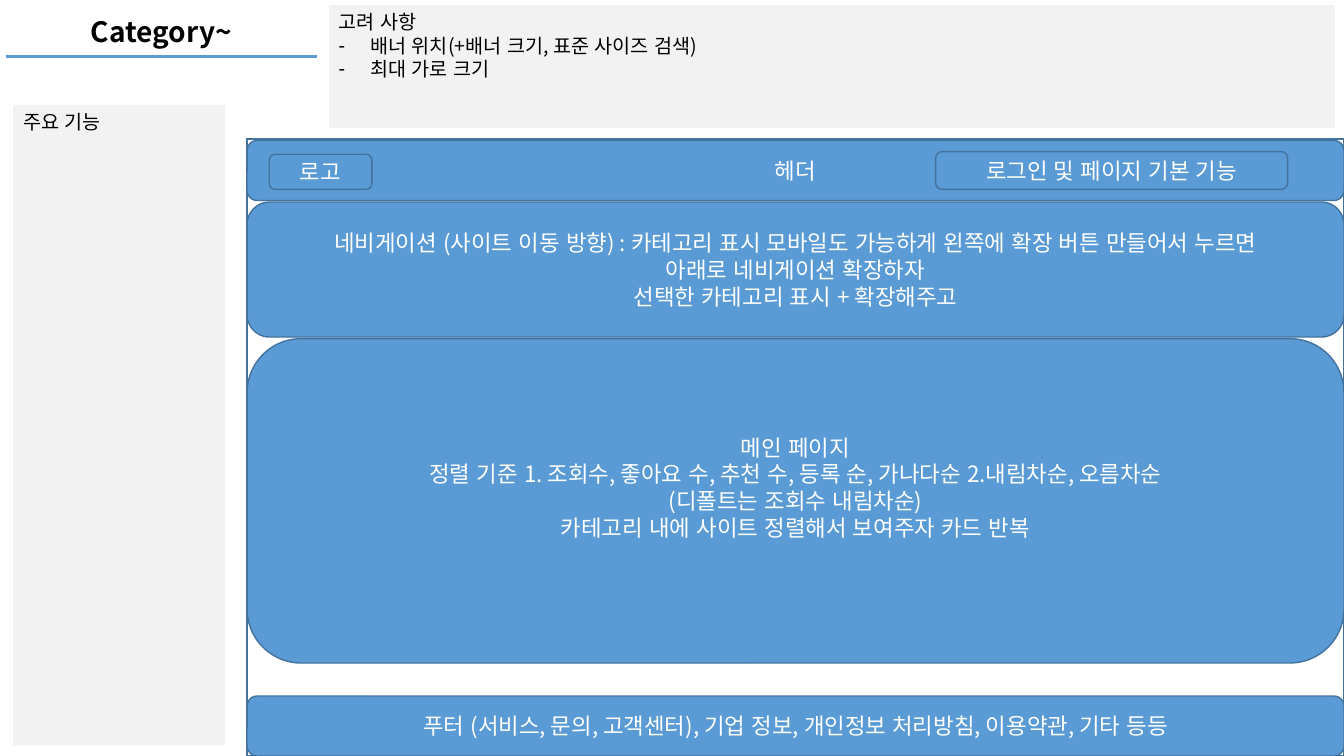
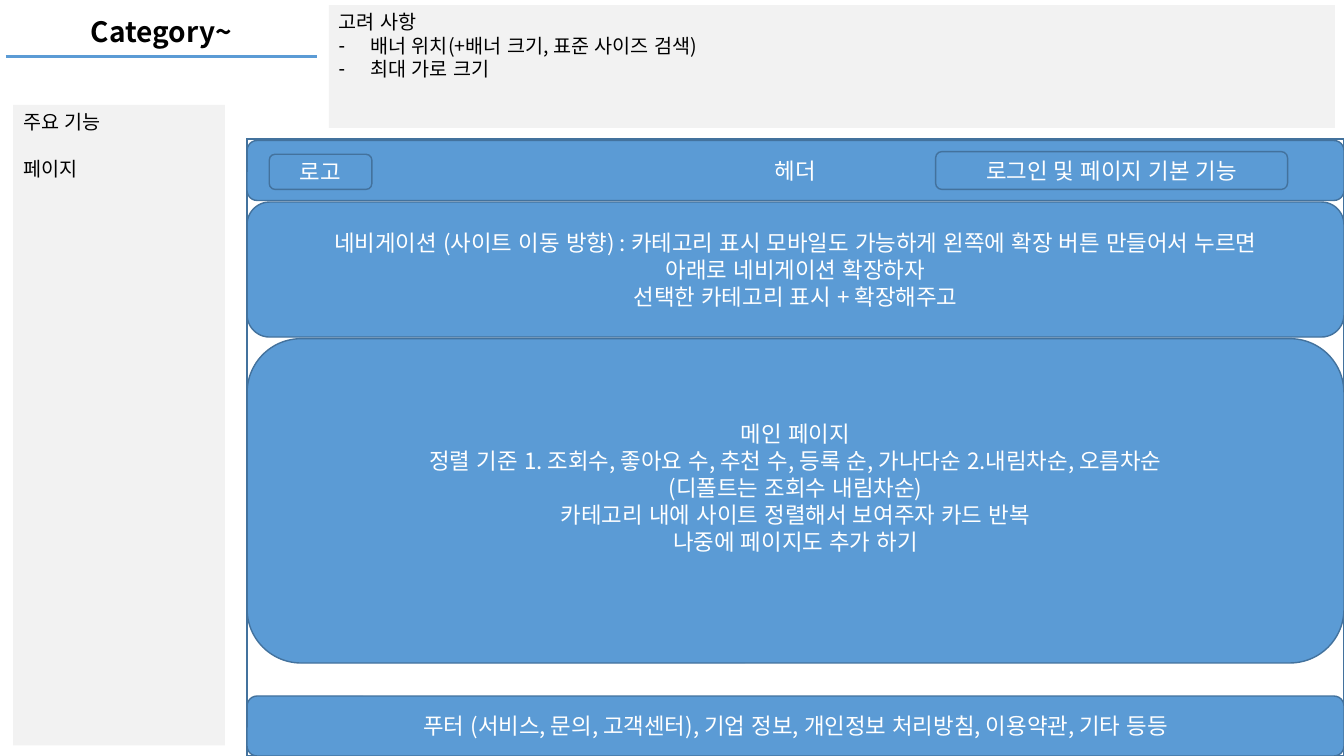
Before and after one commit to mygorithm2020/BookmarkProject, a slide deck: slide 6 of bookmark.pptx. Drawn at 1344x756 pixels with LibreOffice and Linux fonts; fonts in the diff are those of the drawing. Boxes give left, top, right and bottom in pixels: in the first picture for what was removed or moved away, otherwise in the second. Text is boxed around its words. In the diff, an @@ line names an element or a change of style, - is before the commit and + after.

```diff
--- a/bookmark.pptx
+++ b/bookmark.pptx
@@ text in rectangle at bbox=[23, 159, 77, 178]: paragraph added @@
+페이지
@@ text in rounded rectangle at bbox=[673, 531, 918, 552]: paragraph added @@
+나중에 페이지도 추가 하기
```
Also in this commit, not shown: 1 slide added, 14 other files.
